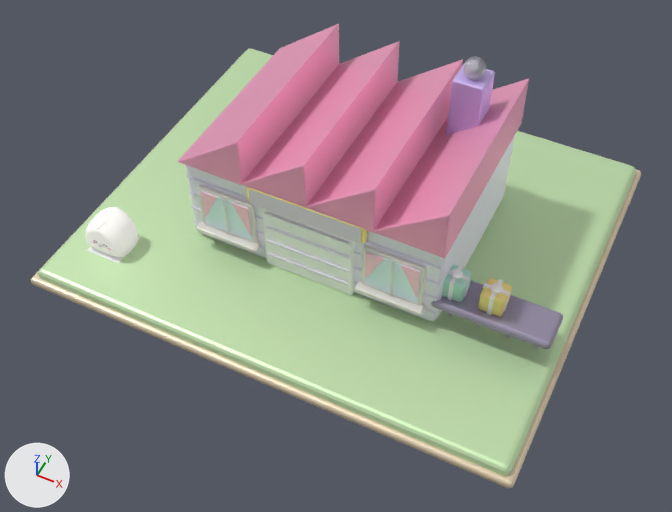
An edit to the glTF model game/art/models/buildings/factory/building_factory_L04.glb, drawn before and after from the same camera.
Camera for both pictures: a 50 mm lens placed at (15.2, -32.3, 36.6), pointed at (1.0, -4.0, 1.1). The axes (+X, +Y, +Z) are drawn at lower left. The lights are the same throughout. The older version comes first. Where no turn or scale is listed for an object, it has been applied to the vertices.

Before the edit, the objects in view are built like this:
```python
me_mesh_17 = bpy.data.meshes.new('Mesh_17')
me_mesh_17.from_pydata(...)  # a box spanning x -3.66..-3.54, y -5.0..5.0, z 5.5..7.7; a box spanning x -0.16..-0.04, y -5.0..5.0, z 5.5..7.7; a box spanning x 3.34..3.46, y -5.0..5.0, z 5.5..7.7; a box spanning x 6.84..6.96, y -5.0..5.0, z 5.5..7.7; a box spanning x -6.0..-3.2, y -5.2..-5.1, z 1.4..3.8; a box spanning x 3.2..6.0, y -5.2..-5.1, z 1.4..3.8
me_mesh_17.materials.append(mat_material_14)  # pale blue #e0f4fb
me_mesh_26 = bpy.data.meshes.new('Mesh_26')
me_mesh_26.from_pydata(...)  # 112 vertices, 220 faces; spans x -13.0..13.0, y -11.0..11.0, z -0.8..0.0
me_mesh_26.materials.append(mat_material_22)  # green #ceecbb
me_mesh_27 = bpy.data.meshes.new('Mesh_27')
me_mesh_27.from_pydata(...)  # 112 vertices, 220 faces; spans x -13.3..13.3, y -11.3..11.3, z -1.0..-0.5
me_mesh_27.materials.append(mat_material_23)  # beige #e6d5b8
ob_mesh_17 = bpy.data.objects.new('Mesh_17', me_mesh_17)
ob_mesh_17.location = (0.0, 0.0, 0.0)
ob_mesh_26 = bpy.data.objects.new('Mesh_26', me_mesh_26)
ob_mesh_26.location = (0.0, 0.0, 0.0)
ob_mesh_27 = bpy.data.objects.new('Mesh_27', me_mesh_27)
ob_mesh_27.location = (0.0, 0.0, 0.0)
# also in view: 'Mesh_18' at (0.0, -5.3, 2.5); 'Mesh_19' at (0.0, -5.2, 2.8); 'Mesh_14' at (0.0, 0.0, 2.7); 'Mesh_21' at (0.0, -5.2, 2.4); 'Mesh_23' at (5.0, 2.6, 7.4)
```
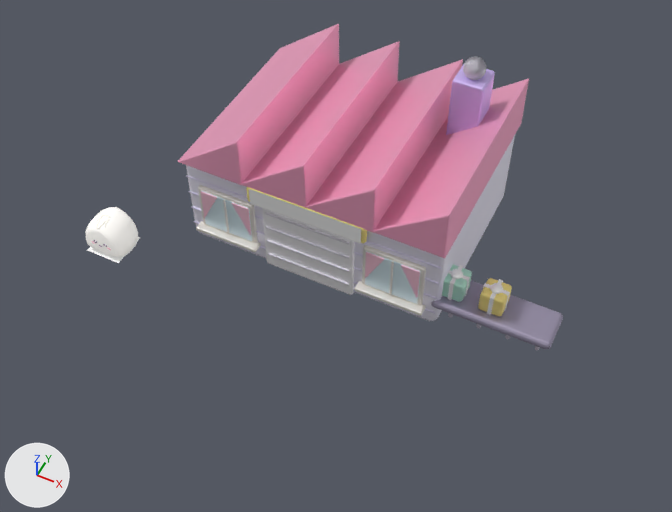
The edits, one by one:
Object 'Mesh_26' (ob_mesh_26) is deleted.
Object 'Mesh_27' (ob_mesh_27) is deleted.

Where the change shows, as pixel boxes [x1, y1, x2, y2] in the pictures (672 x 512 px):
'Mesh_26', deleted (green): before [38, 48, 636, 476]
'Mesh_27', deleted: before [31, 58, 641, 489]
